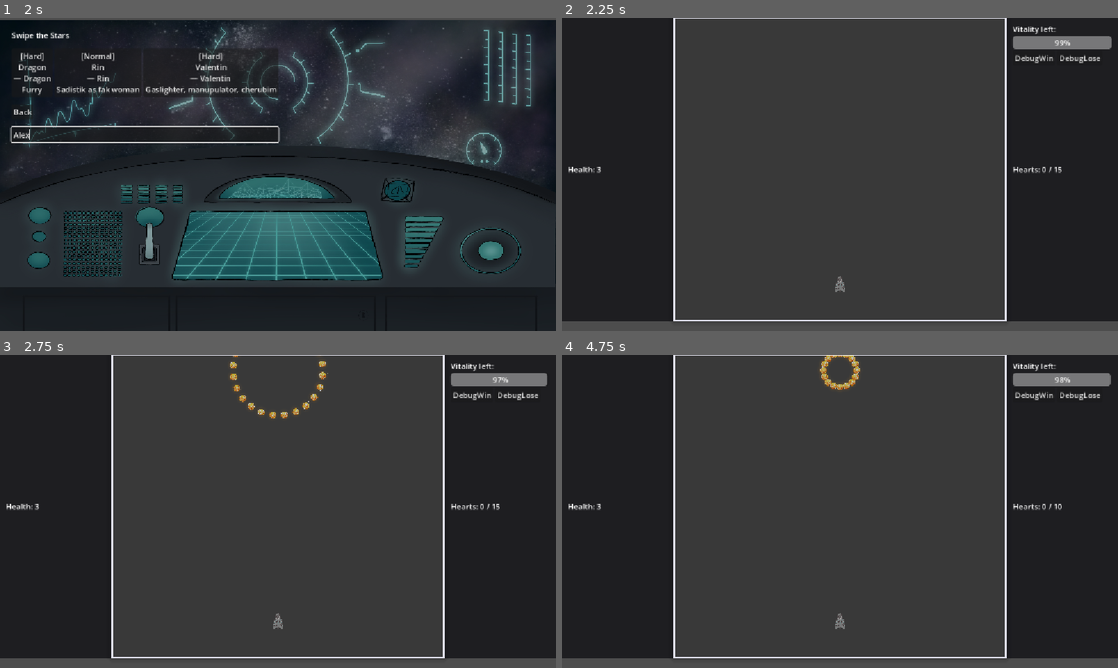
Above: before the commit, frames 1-4 (two rows, left to right).
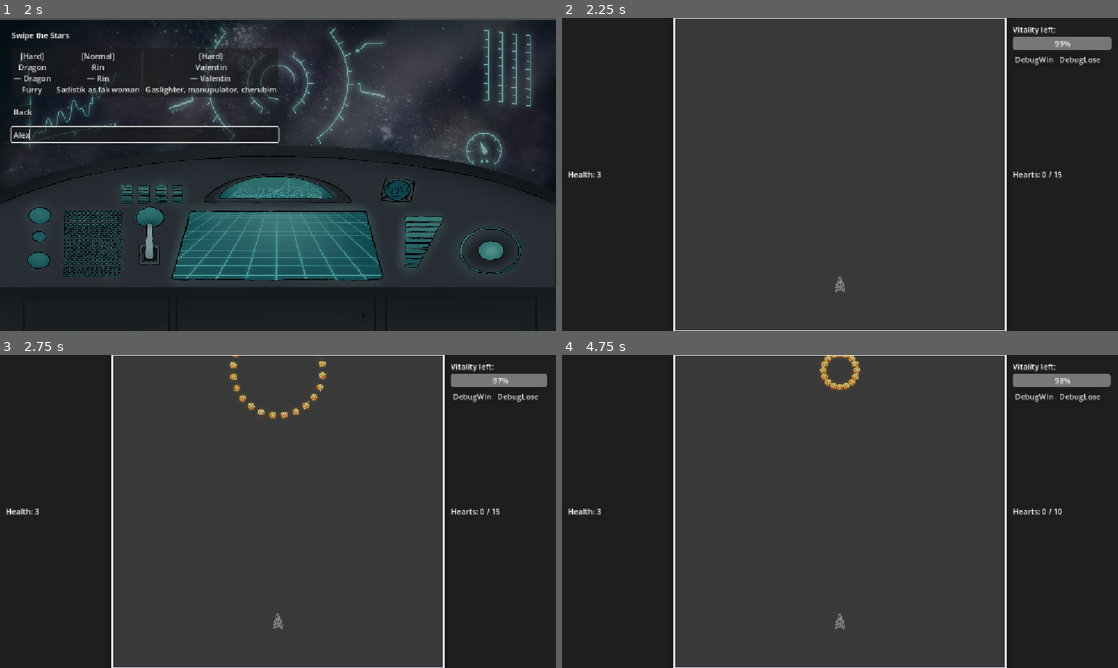
Above: after the commit, the same moments.

Repository: RobinPilt/UTGJ2025_c4
Game: Godot game, scene res://scenes/core/main.tscn
The game is run twice, just before and just after one commit, with the same random seed, the same clock (stepped at 60 frames per second) and the same inputs.
Inputs (mouse positions are in pixels of both pictures, inside the frame that each line leads up to):
- Up to frame 1 (2 s): click "Start" at 0.5 s; click (144, 133) at 1.27 s; type "Alex" at 1.35 s
- Up to frame 2 (2.25 s): click "[Normal] Rin — Rin Sadistik a…" at 2 s
- Up to frame 3 (2.75 s): no input
- Up to frame 4 (4.75 s): click "DebugWin" at 2.75 s; click "Marry" at 3.5 s; click "[Easy] Foxa — Andross Chatty …" at 4.25 s

Frame 1 is identical in both runs. In frame 2, 2.4% of the frame differs, in the area x 0-100%, y 2-100%; in frame 3, 2.4%; in frame 4, 2.4%.

Commit message:
Minor UI fix

Diff:
--- a/koguja/scenes/minigame/Minigame.tscn
+++ b/koguja/scenes/minigame/Minigame.tscn
@@ -24,7 +24,6 @@
 anchor_bottom = 1.0
 grow_horizontal = 2
 grow_vertical = 2
-scale = Vector2(1, 0.9685536)
 theme_override_constants/separation = 1
 
 [node name="LeftPanel" type="PanelContainer" parent="HUD/UIFrame"]
